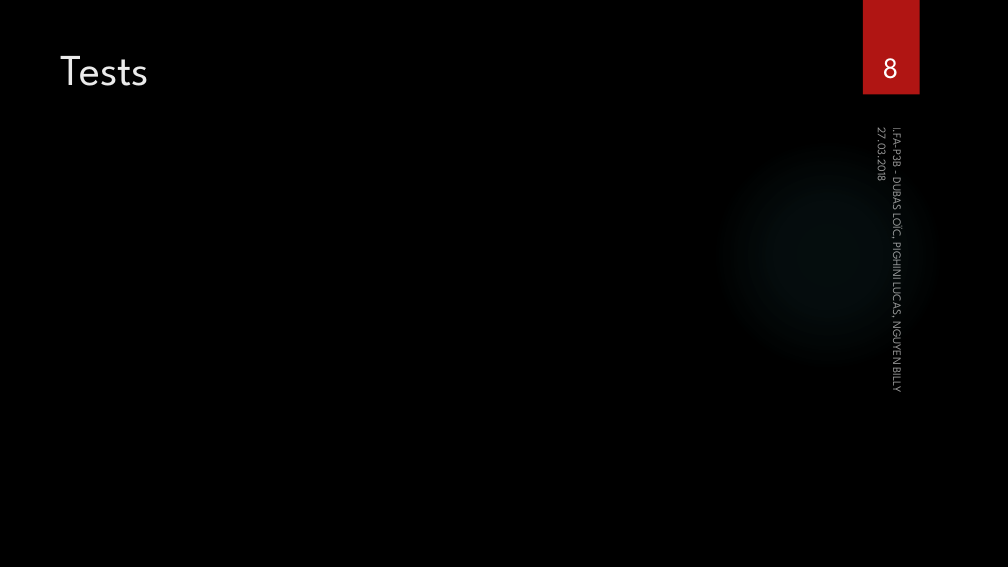
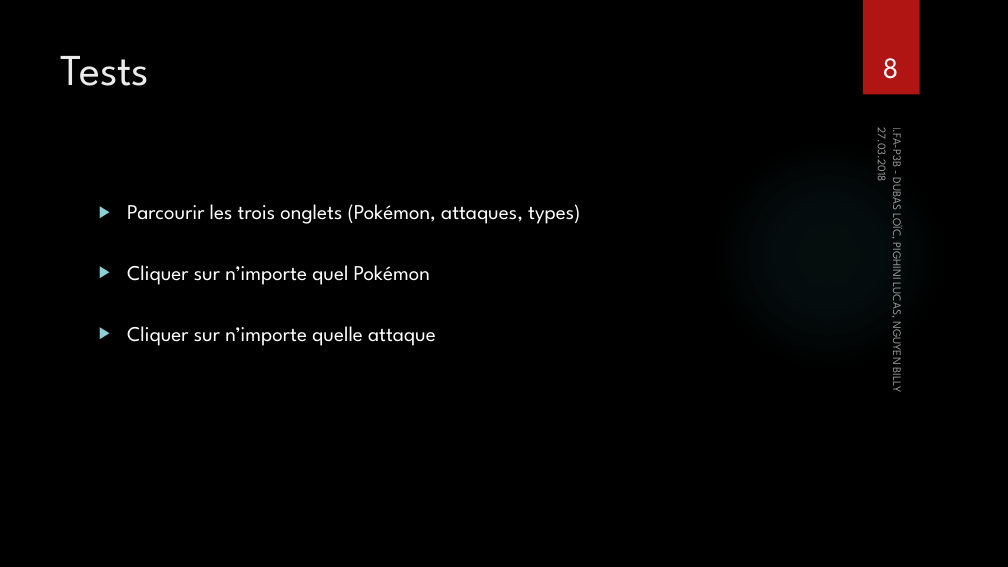
Before and after one commit to BillyNgu/pokedex, a slide deck: slide 8 of Documentation/Pokedex_presentation.pptx. Drawn at 1008x567 pixels with LibreOffice and Linux fonts; fonts in the diff are those of the drawing; background and template pictures are left out. Boxes give left, top, right and bottom in pixels: in the first picture for what was removed or moved away, otherwise in the second. Text is boxed around its words. In the diff, an @@ line names an element or a change of style, - is before the commit and + after.

```diff
--- a/Documentation/Pokedex_presentation.pptx
+++ b/Documentation/Pokedex_presentation.pptx
@@ text added at [127,204,580,346], 20 pt, text #FFFFFF @@
+▶ Parcourir les trois onglets (Pokémon, attaques, types)
+▶ Cliquer sur n’importe quel Pokémon
+▶ Cliquer sur n’importe quelle attaque
```
Also in this commit, not shown: 4 other slides changed, 2 other files.
